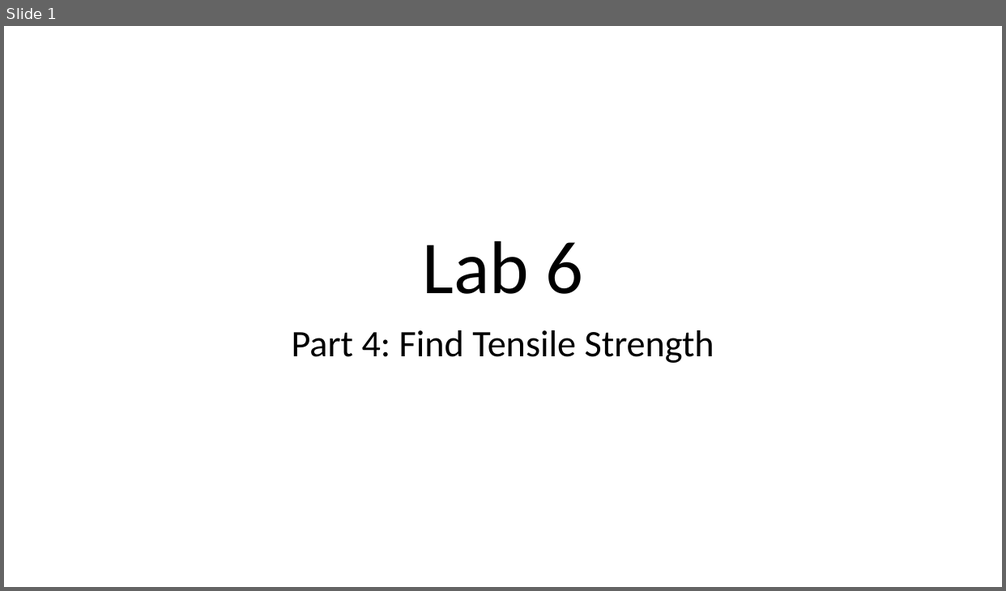
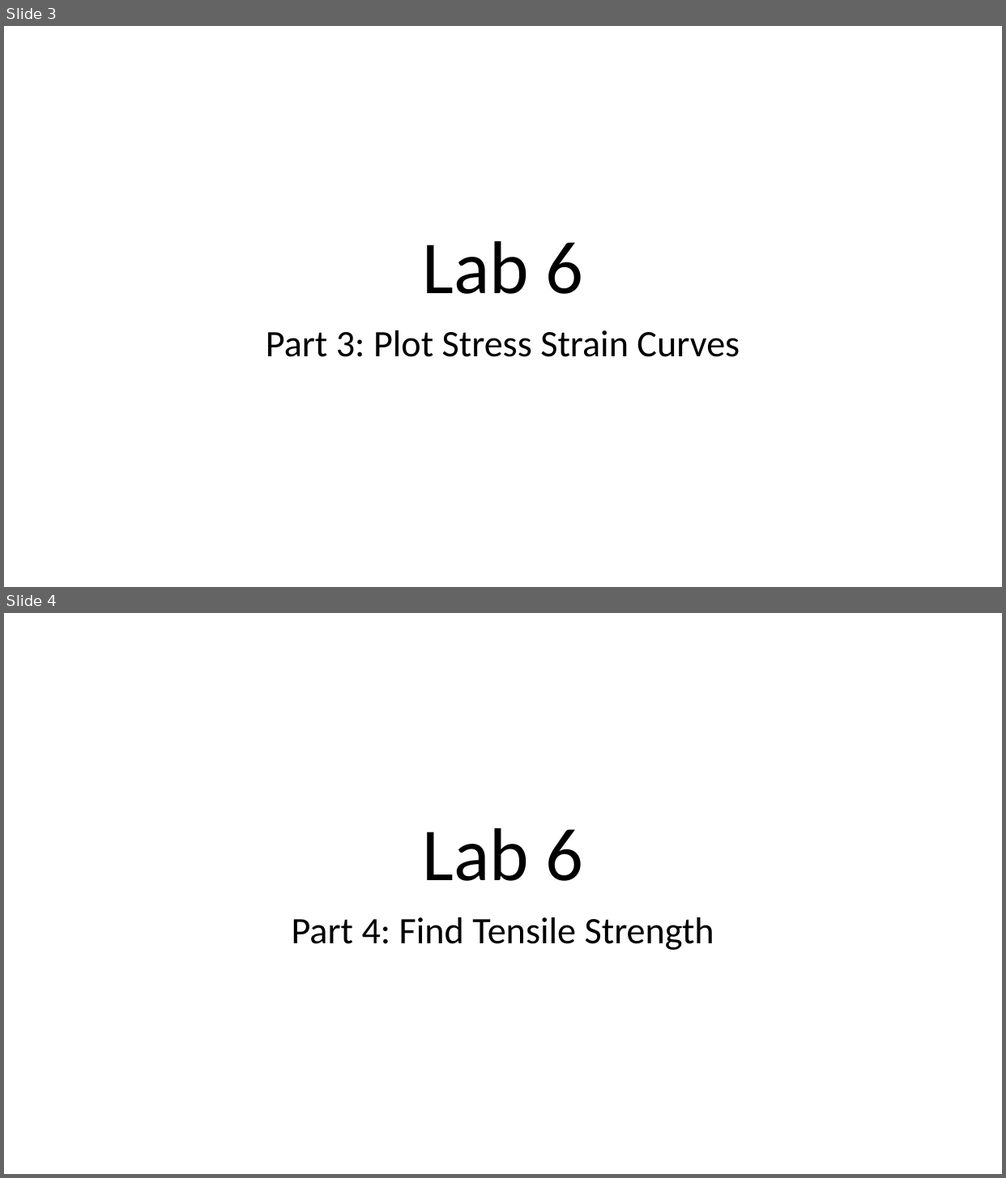
Before and after one commit to ProfessorKazarinoff/ENGR231-2020Q2, a slide deck: Lab_6_outline_slides.pptx. Shown one above the other, each under a label of ours: slide 1 before the commit, slides 3 and 4 after it. The pictures are 1006x591 and 1006x1178 pixels, drawn with LibreOffice and Linux fonts; fonts in the diff are those of the drawing. Boxes give left, top, right and bottom in pixels: in the first picture for what was removed or moved away, otherwise in the second. Text is boxed around its words. In the diff, an @@ line names an element or a change of style, - is before the commit and + after.

```diff
--- a/Lab_6_outline_slides.pptx
+++ b/Lab_6_outline_slides.pptx
@@ slide 3 added at [4, 26, 1002, 587], background #FFFFFF @@
@@ title added at [422, 241, 584, 294], 72 pt, text #000000 @@
+Lab 6
@@ subtitle added at [266, 331, 739, 357], 36 pt, text #000000 @@
+Part 3: Plot Stress Strain Curves
@@ what was slide 1 is now slide 4 @@
```
Also in this commit, not shown: 1 slide changed, 2 other slides added, 2 other files.
